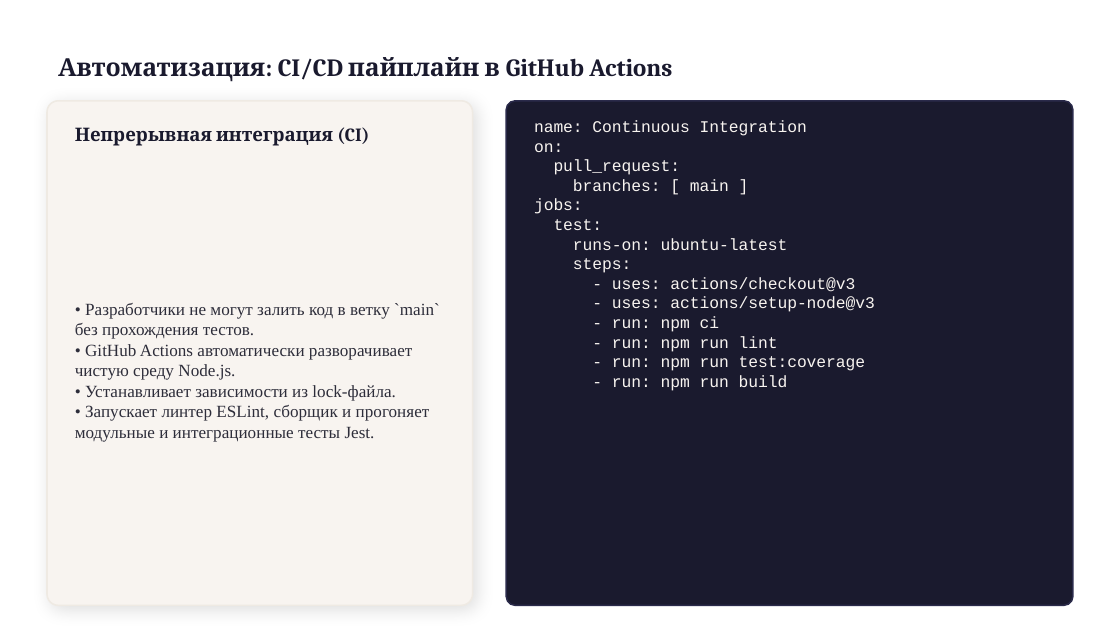
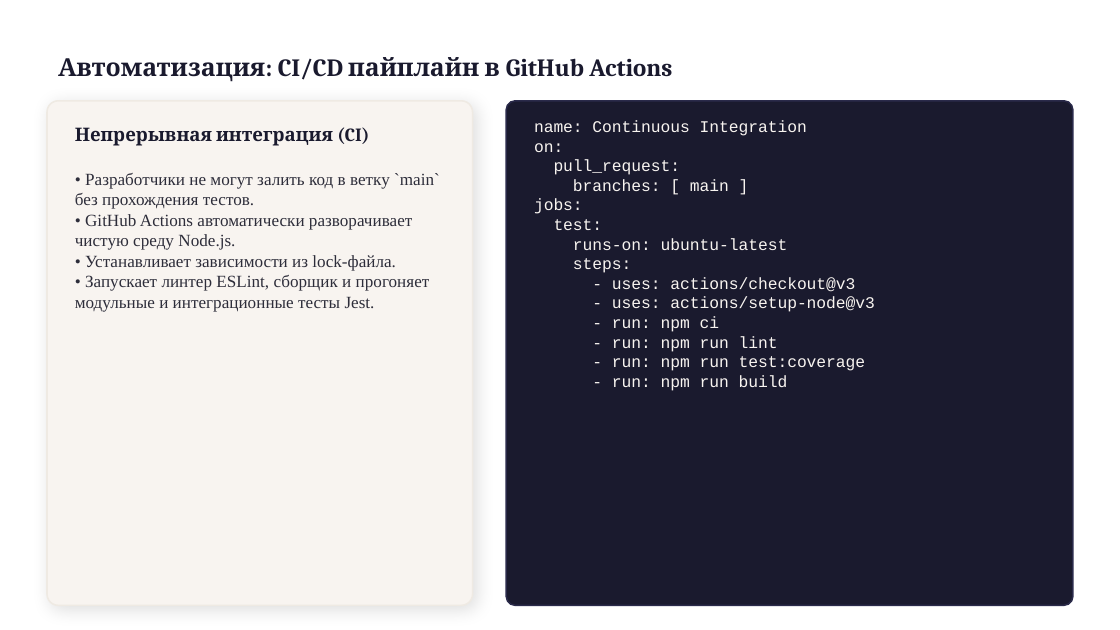
Before and after one commit to x2latte/tppo-presentation-hub--3-, a slide deck: slide 13 of presentations/output/P6_Тестирование.pptx. Drawn at 1120x630 pixels with LibreOffice and Linux fonts; fonts in the diff are those of the drawing. Boxes give left, top, right and bottom in pixels: in the first picture for what was removed or moved away, otherwise in the second. Text is boxed around its words. In the diff, an @@ line names an element or a change of style, - is before the commit and + after.

```diff
--- a/presentations/output/P6_Тестирование.pptx
+++ b/presentations/output/P6_Тестирование.pptx
@@ text "• Разработчики не могут залить ..." at (75, 173, 440, 312): vertical alignment middle to top @@
```
Also in this commit, not shown: 7 other files.
